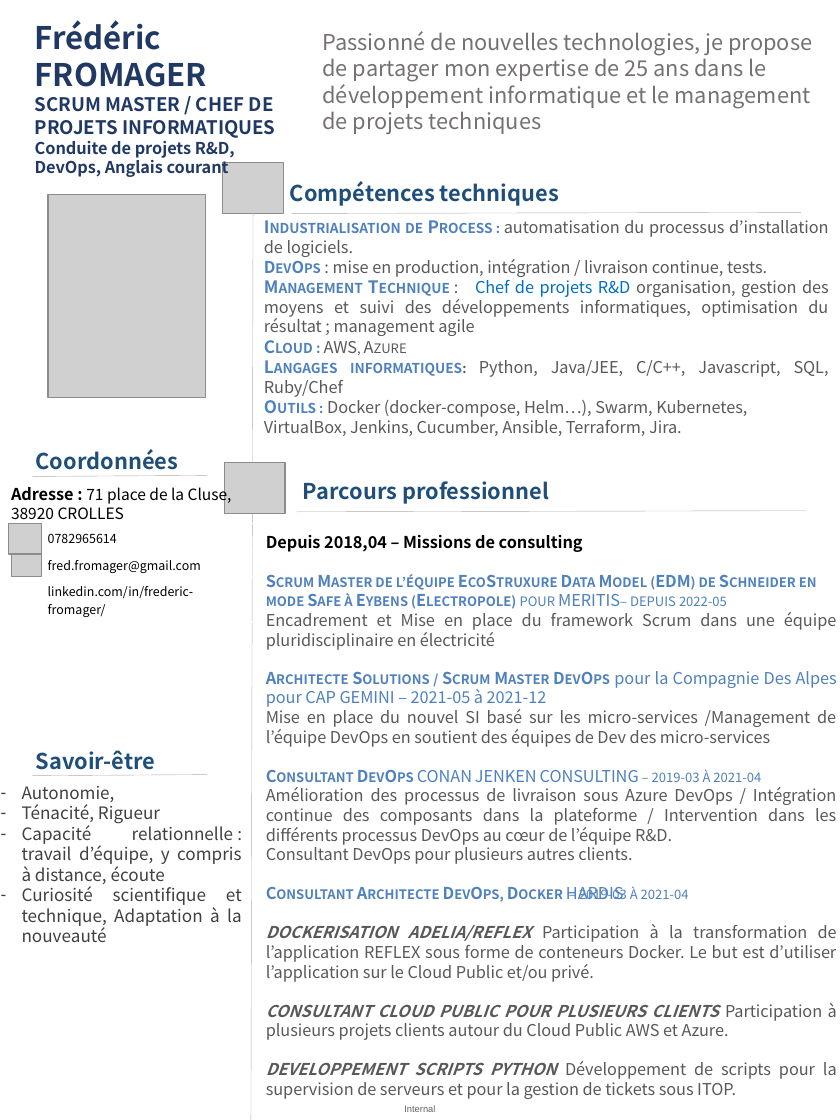
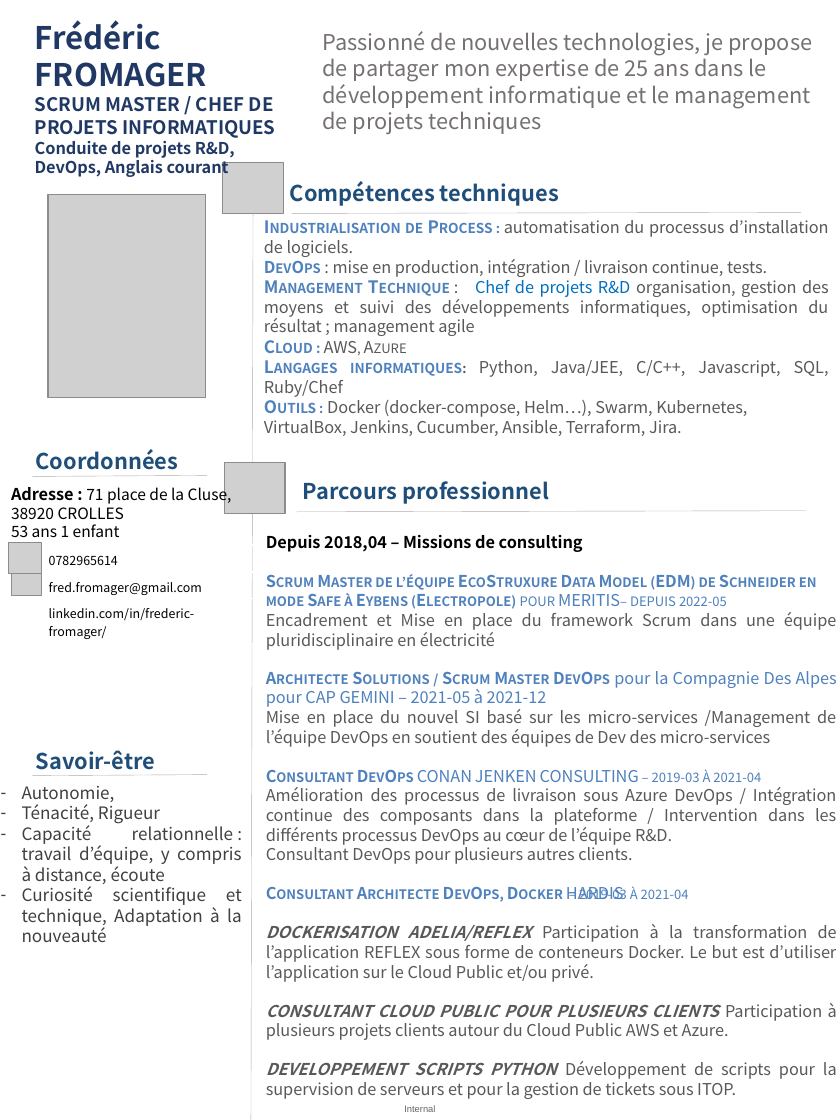
Before and after one commit to Solifred38/cv, a slide deck: slide 1 of CV Fred FROMAGER V2.pptx. Drawn at 840x1120 pixels with LibreOffice and Linux fonts; fonts in the diff are those of the drawing; grey boxes stand for pictures; background and template pictures are left out. Boxes give left, top, right and bottom in pixels: in the first picture for what was removed or moved away, otherwise in the second. Text is boxed around its words. In the diff, an @@ line names an element or a change of style, - is before the commit and + after.

```diff
--- a/CV Fred FROMAGER V2.pptx
+++ b/CV Fred FROMAGER V2.pptx
@@ text at (11,524,120,543): paragraph added @@
+53 ans 1 enfant
@@ 2 pictures, 1 table: place and size @@
-2 pictures, 1 table at (8,523,261,622)
+2 pictures, 1 table at (9,543,262,644)
```
